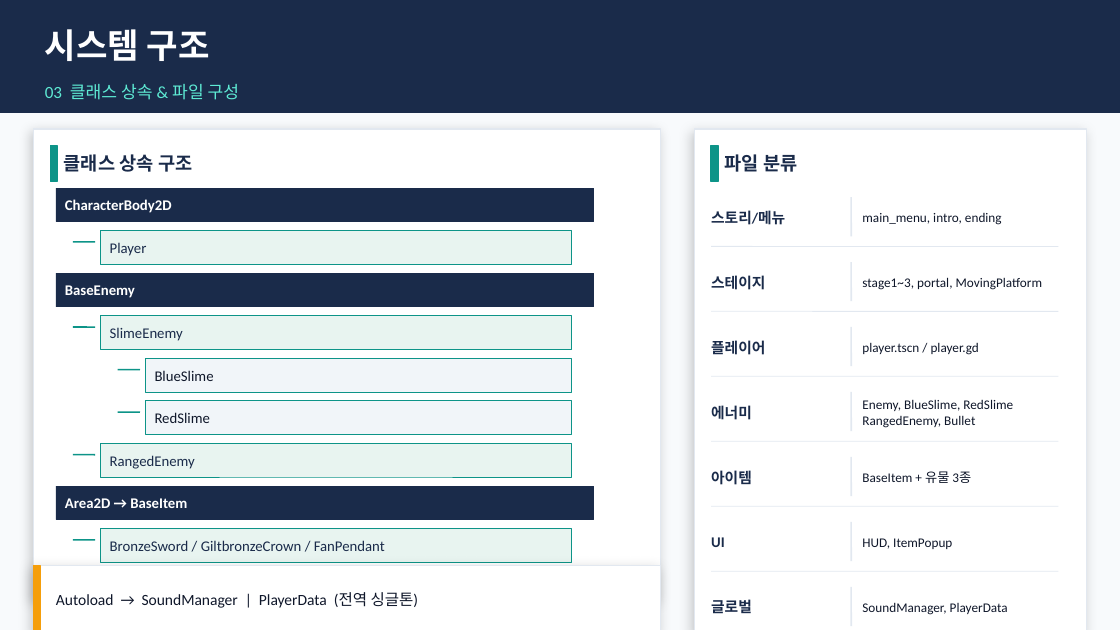
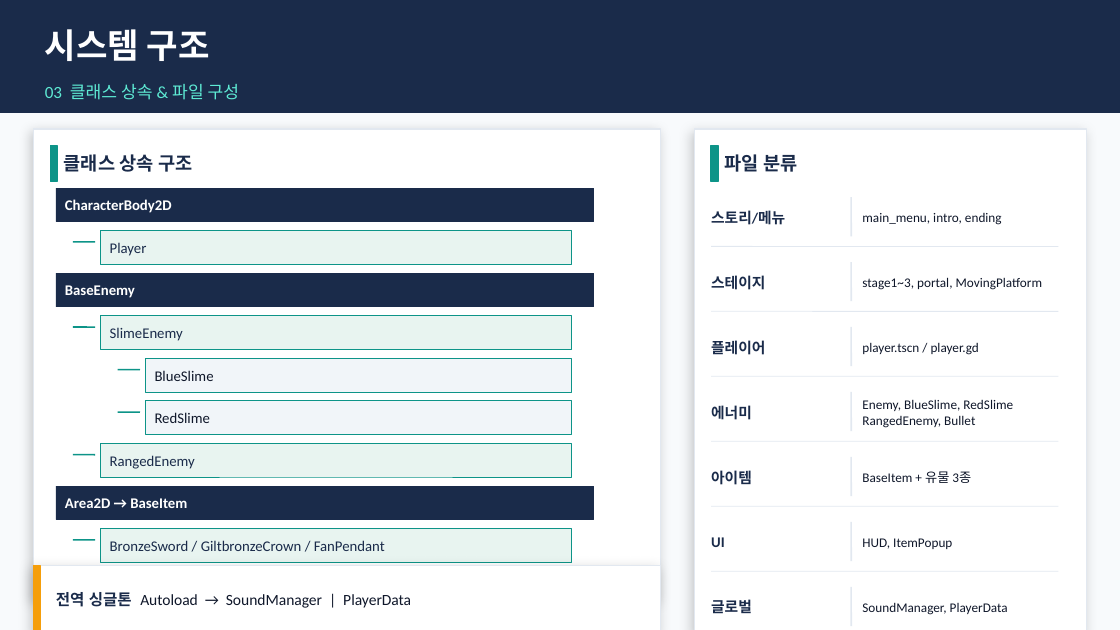
Before and after one commit to JunhyeongKim1/Retrieve-game-, a slide deck: slide 5 of Retrieve_최종발표.pptx. Drawn at 1120x630 pixels with LibreOffice and Linux fonts; fonts in the diff are those of the drawing. Boxes give left, top, right and bottom in pixels: in the first picture for what was removed or moved away, otherwise in the second. Text is boxed around its words. In the diff, an @@ line names an element or a change of style, - is before the commit and + after.

```diff
--- a/Retrieve_최종발표.pptx
+++ b/Retrieve_최종발표.pptx
@@ text at (56,592,411,608): text changed @@
-Autoload → SoundManager | PlayerData (전역 싱글톤)
+전역 싱글톤 Autoload → SoundManager | PlayerData
```
Also in this commit, not shown: 6 other slides changed.
